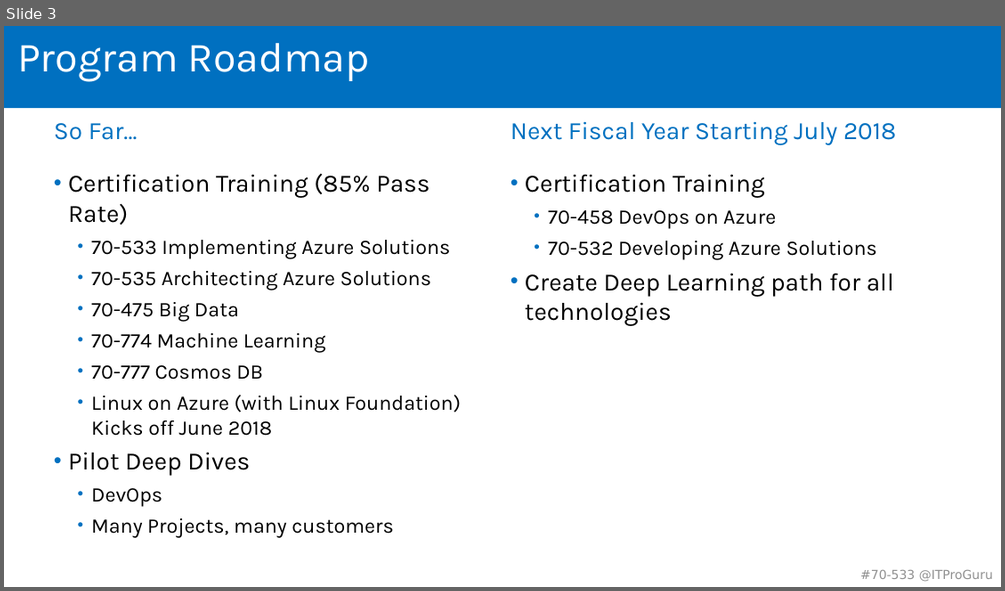
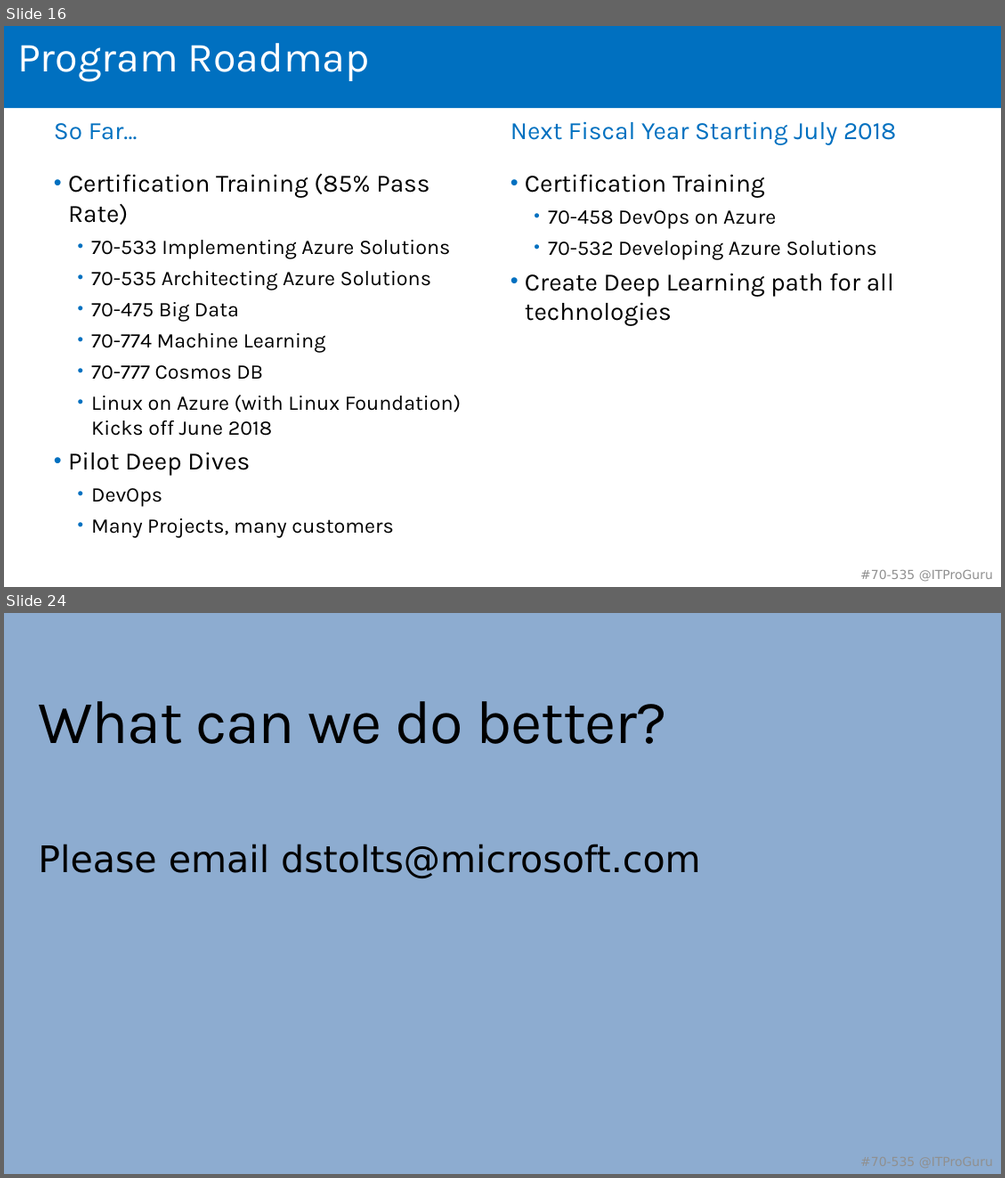
Before and after one commit to guruskill/70-535, a slide deck: Presentations/2018-05-14-Boston/535-Opening-Extra.pptx. Shown one above the other, each under a label of ours: slide 3 before the commit, slides 16 and 24 after it; the slides between them are not shown. The pictures are 1005x591 and 1005x1178 pixels, drawn with LibreOffice and Linux fonts; fonts in the diff are those of the drawing; background and template pictures are left out. Boxes give left, top, right and bottom in pixels: in the first picture for what was removed or moved away, otherwise in the second. Text is boxed around its words. In the diff, an @@ line names an element or a change of style, - is before the commit and + after.

```diff
--- a/Presentations/2018-05-14-Boston/535-Opening-Extra.pptx
+++ b/Presentations/2018-05-14-Boston/535-Opening-Extra.pptx
@@ slide 24 added at [4, 613, 1001, 1174], background #8DACD0; not listed: 2 template elements that a slide beside it also shows @@
@@ rectangle added at [4, 613, 1001, 696], fill #8DACD0 @@
@@ title added at [38, 701, 667, 744], 58.8 pt, text #000000 @@
+What can we do better?
@@ text added at [38, 844, 701, 878], 35.3 pt, text #000000 @@
+Please email dstolts@microsoft.com
@@ what was slide 3 is now slide 16 @@
@@ slide 16 changed as well @@
@@ text at [860, 570, 993, 581]: text changed @@
-#70-533 @ITProGuru
+#70-535 @ITProGuru
```
Also in this commit, not shown: 3 other slides changed, 20 other slides added, 1 slide removed.
